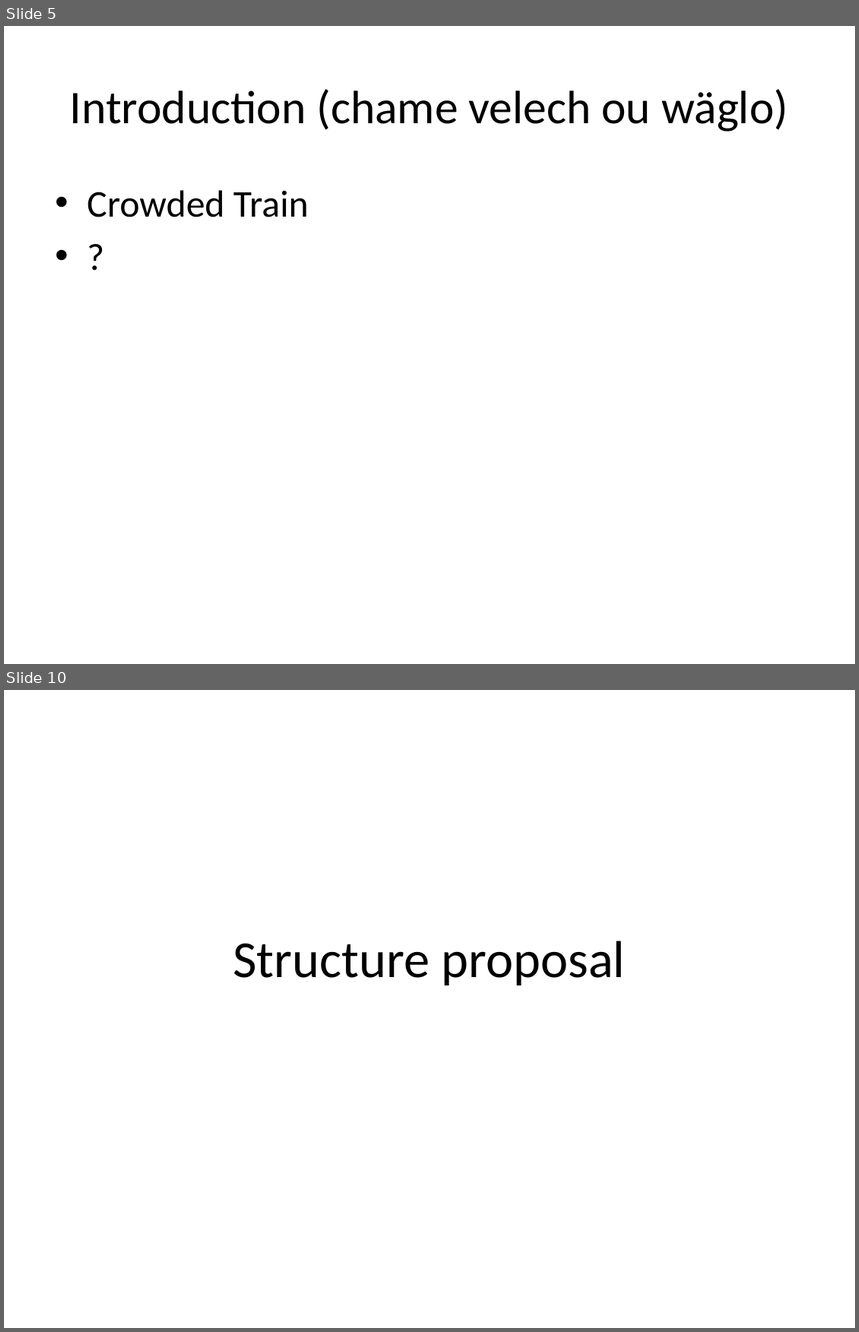
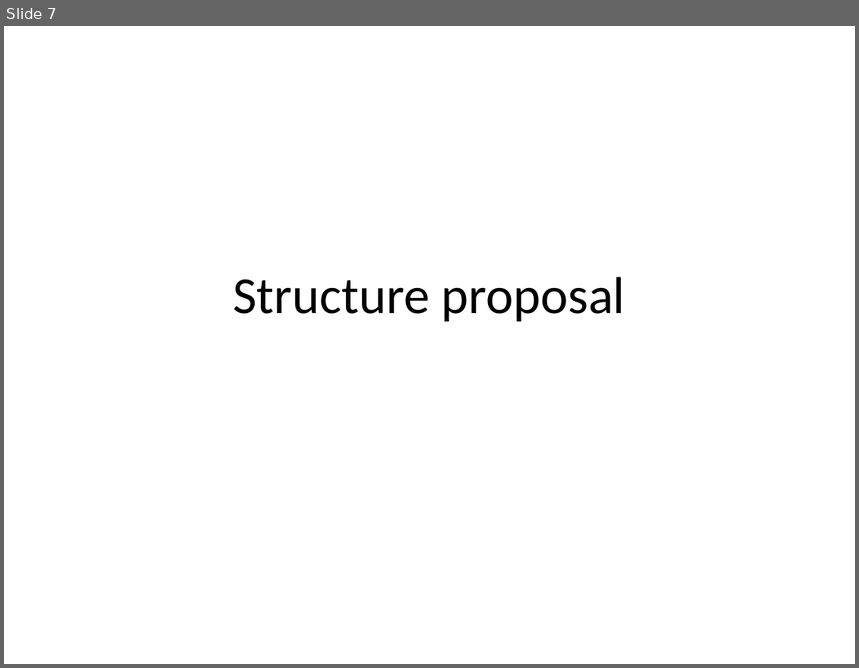
Before and after one commit to EleSwag/Elias-und-Mario, a slide deck: presentation/Test.pptx. Shown one above the other, each under a label of ours: slides 5 and 10 before the commit, slide 7 after it; the slides between them are not shown. The pictures are 859x1332 and 859x668 pixels, drawn with LibreOffice and Linux fonts; fonts in the diff are those of the drawing. Boxes give left, top, right and bottom in pixels: in the first picture for what was removed or moved away, otherwise in the second. Text is boxed around its words. In the diff, an @@ line names an element or a change of style, - is before the commit and + after.

```diff
--- a/presentation/Test.pptx
+++ b/presentation/Test.pptx
@@ slide 5 removed at <box>4,26,855,664</box>, background #FFFFFF @@
@@ title removed at <box>70,89,788,132</box> @@
-Introduction (chame velech ou wäglo)
@@ text removed at <box>87,190,309,218</box> @@
-• Crowded Train
-• ?
@@ what was slide 10 is now slide 7 @@
```
Also in this commit, not shown: 2 slides changed, 2 other slides removed, 1 other file.
